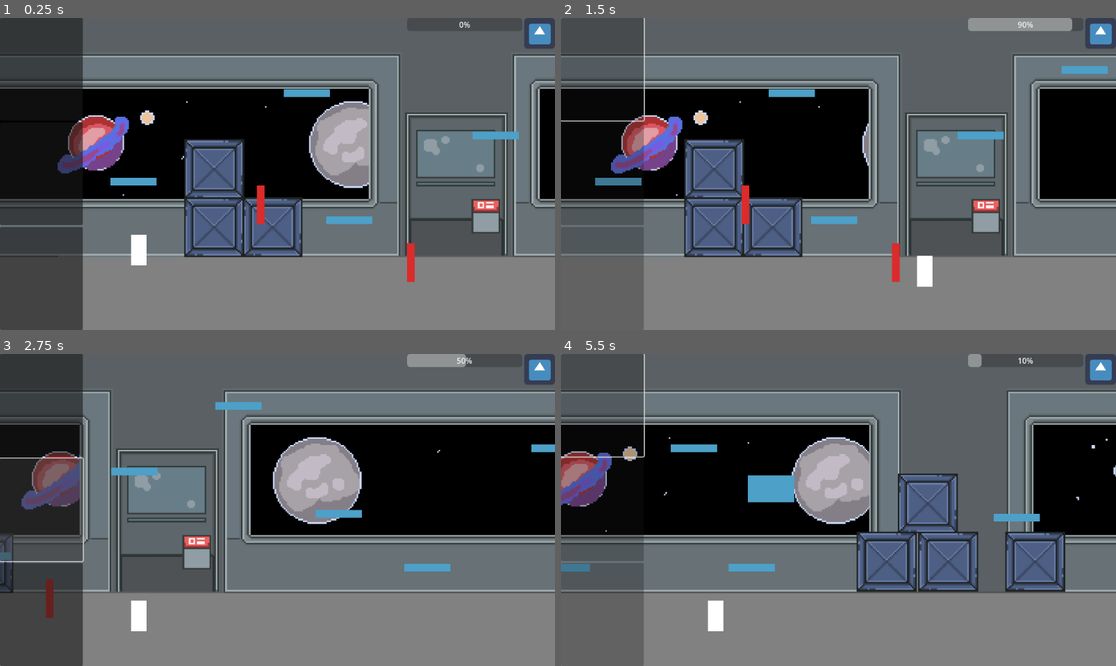
Above: before the commit, frames 1-4 (two rows, left to right).
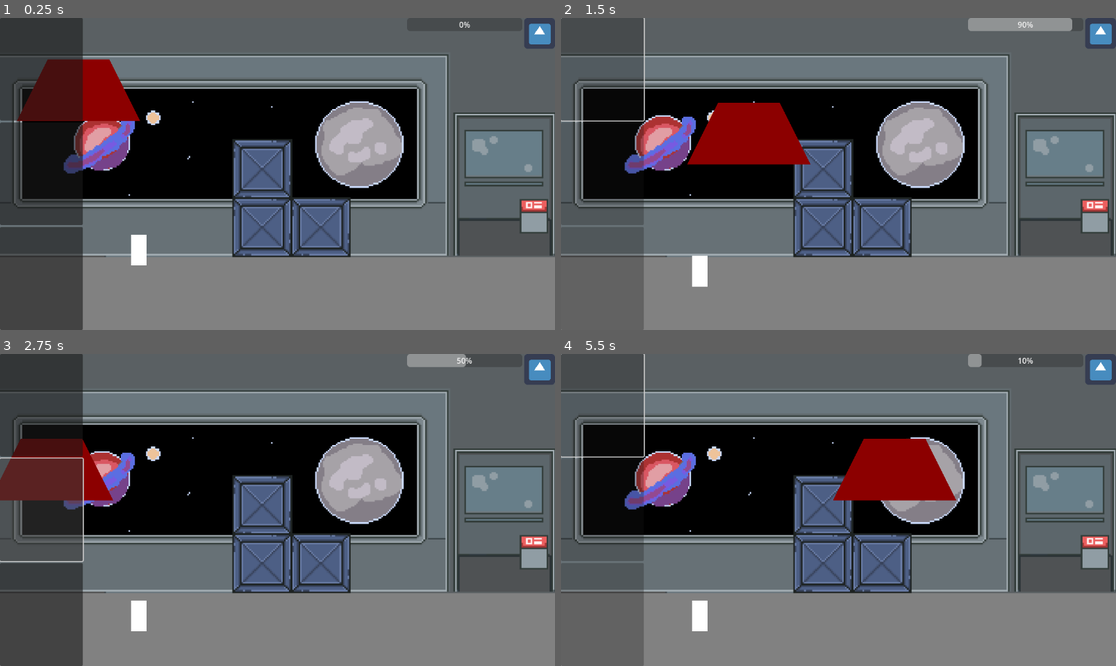
Above: after the commit, the same moments.

Repository: iniyanijoseph/Gravity
Game: Godot game, scene res://Main.tscn
The game is run twice, just before and just after one commit, with the same random seed, the same clock (stepped at 60 frames per second) and the same inputs. The engine's default icon, where the game draws it, is replaced by a stand-in: a white triangle on a blue panel in a dark square.
Inputs (mouse positions are in pixels of both pictures, inside the frame that each line leads up to):
- Up to frame 1 (0.25 s): no input
- Up to frame 2 (1.5 s): click (599, 67) at 0.5 s
- Up to frame 3 (2.75 s): click (38, 510) at 2 s
- Up to frame 4 (5.5 s): click (599, 612) at 2.75 s; click (599, 403) at 3.5 s; click (599, 403) at 5 s

The runs differ from the first frame. In frame 1, 28% of the frame differs, in the area x 0-100%, y 11-85%; in frame 2, 42%; in frame 3, 44%; in frame 4, 37%.

Commit message:
Horizontal Movement
- The boss now moves horizontally during its idle phase.
- There is still a bug where the boss makes an unnatural movement at the start of the game.
- The distributions of the speed meet the requirements, but I would prefer if the distributions could be changed to lean towards more extreme values.

Diff:
--- /dev/null
+++ b/Boss.gd
@@ -0,0 +1,58 @@
+extends Area2D
+enum State {
+	idle,
+	slam,
+	laser
+}
+
+var current : State = State.idle;
+var startingPos : Vector2;
+const minimumSpeed : int = 100
+const maxPosition : int = 1000;
+var numTime : float = 0;
+const time : float = .2;
+
+
+# Called when the node enters the scene tree for the first time.
+func _ready():
+	startingPos = position;
+	pass
+
+# Called every frame. 'delta' is the elapsed time since the previous frame.
+func _process(delta):
+
+	numTime += delta;
+	if (numTime < time):
+		return;
+	else:
+		numTime -= time;
+	var tween = get_tree().create_tween();
+	match current:
+		State.idle:
+			# Tries to generate a speed value that has a minimumBound (so the boss doesn't idle out)
+			# and a maximum position deviation (so the boss doesn't go off the screen)
+			var speed : int = 0;
+			while (speed == 0 or position.x + speed > startingPos.x + (maxPosition / 2)
+			or position.x + speed < startingPos.x - (maxPosition / 2)):
+				speed = randi_range(-maxPosition + minimumSpeed, maxPosition - minimumSpeed);
+				speed += (compareTo(speed, 0) * minimumSpeed);
+			print(speed)
+			tween.tween_property($Sprite, "position", Vector2(position.x + speed, position.y), time)
+		State.slam:
+			# Slam behavior code
+			# Perform slam action, e.g., play a slam animation and deal damage to the player
+			pass
+
+		State.laser:
+			# Laser behavior code
+			# Perform laser action, e.g., activate a laser attack or trigger a laser animation
+			pass
+	tween.play();
+
+func compareTo(first : int, second : int) -> int:
+	if first > second:
+		return 1;
+	elif first < second:
+		return -1;
+	else:
+		return 0;
--- /dev/null
+++ b/Boss.tscn
@@ -0,0 +1,13 @@
+[gd_scene load_steps=2 format=3 uid="uid://dcou01d6i2lmh"]
+
+[ext_resource type="Script" path="res://Boss.gd" id="1_8sl0o"]
+
+[node name="Area2D" type="Area2D"]
+script = ExtResource("1_8sl0o")
+
+[node name="Sprite" type="Polygon2D" parent="."]
+color = Color(0.54902, 0, 0, 1)
+polygon = PackedVector2Array(-128, 64, -64, -64, 64, -64, 128, 64)
+
+[node name="CollisionPolygon2D" type="CollisionPolygon2D" parent="."]
+polygon = PackedVector2Array(-128, 64, -64, -64, 64, -64, 128, 64)
--- a/Main.tscn
+++ b/Main.tscn
@@ -1,26 +1,13 @@
-[gd_scene load_steps=7 format=3 uid="uid://dxybjn00fq6bt"]
+[gd_scene load_steps=6 format=3 uid="uid://f47itmoyvhtx"]
 
 [ext_resource type="PackedScene" path="res://ActionController/ActionController.tscn" id="1"]
-[ext_resource type="PackedScene" uid="uid://dg51ga5yr6qya" path="res://TileGeneration/TileInstancer.tscn" id="1_4mc3j"]
-[ext_resource type="PackedScene" uid="uid://dvn2hnha4ume" path="res://TileGeneration/TileConfigurationBasic.tscn" id="1_a7xaf"]
-[ext_resource type="PackedScene" uid="uid://b8b1a6dyu7j4l" path="res://Player/Player.tscn" id="2"]
-[ext_resource type="PackedScene" uid="uid://dhkujbw5wle0u" path="res://BackGround/Parallax.tscn" id="4"]
+[ext_resource type="PackedScene" uid="uid://d12hhpstohqqg" path="res://Player/Player.tscn" id="2"]
+[ext_resource type="PackedScene" path="res://BackGround/Parallax.tscn" id="4"]
+[ext_resource type="PackedScene" uid="uid://dcou01d6i2lmh" path="res://Boss.tscn" id="4_5u7vg"]
 
 [sub_resource type="WorldBoundaryShape2D" id="WorldBoundaryShape2D_skmab"]
 
 [node name="Main" type="Node2D"]
-
-[node name="TileInstancer" parent="." instance=ExtResource("1_4mc3j")]
-
-[node name="TileConfigurationBasic" parent="TileInstancer" instance=ExtResource("1_a7xaf")]
-layer_0/name = "Obstacles"
-layer_1/name = "MovingEnemy"
-layer_1/enabled = true
-layer_1/modulate = Color(1, 1, 1, 1)
-layer_1/y_sort_enabled = false
-layer_1/y_sort_origin = 0
-layer_1/z_index = 0
-layer_1/tile_data = PackedInt32Array()
 
 [node name="Player" parent="." instance=ExtResource("2")]
 position = Vector2(282, 482)
@@ -36,5 +23,5 @@
 shape = SubResource("WorldBoundaryShape2D_skmab")
 one_way_collision = true
 
-[connection signal="body_entered" from="TileInstancer/TileConfigurationBasic/@DamageObstacle@38920" to="TileInstancer/TileConfigurationBasic/@DamageObstacle@38920" method="_on_body_entered" flags=18]
-[connection signal="body_entered" from="TileInstancer/TileConfigurationBasic/@DamageObstacle@38921" to="TileInstancer/TileConfigurationBasic/@DamageObstacle@38921" method="_on_body_entered" flags=18]
+[node name="Area2D" parent="." instance=ExtResource("4_5u7vg")]
+position = Vector2(160, 120)
--- a/Player/Player.gd
+++ b/Player/Player.gd
@@ -4,7 +4,8 @@
 @onready var floorFindRayCast : RayCast2D = $"%FloorFindRayCast"
 @onready var camera : Camera2D = $"%Camera2D"
 
-@export var speed: int = 500
+@export var speed: int = 0
+@export var health: int = 100
 @onready var cameraDefaultOffset = camera.offset.x
 
 func _ready():
@@ -56,3 +57,8 @@
 
 func hurt():
 	print("OW")
+
+func takeDamage(damage : int):
+	hurt()
+	print("I took " + str(damage) + " damage")
+	health -= damage;
Not shown: 1 places in Player/Player.tscn that only renumber resources
Not shown: 1 places in TileGeneration/TileSet.tres that only renumber resources
Not shown: 1 places in default_env.tres that only renumber resources
